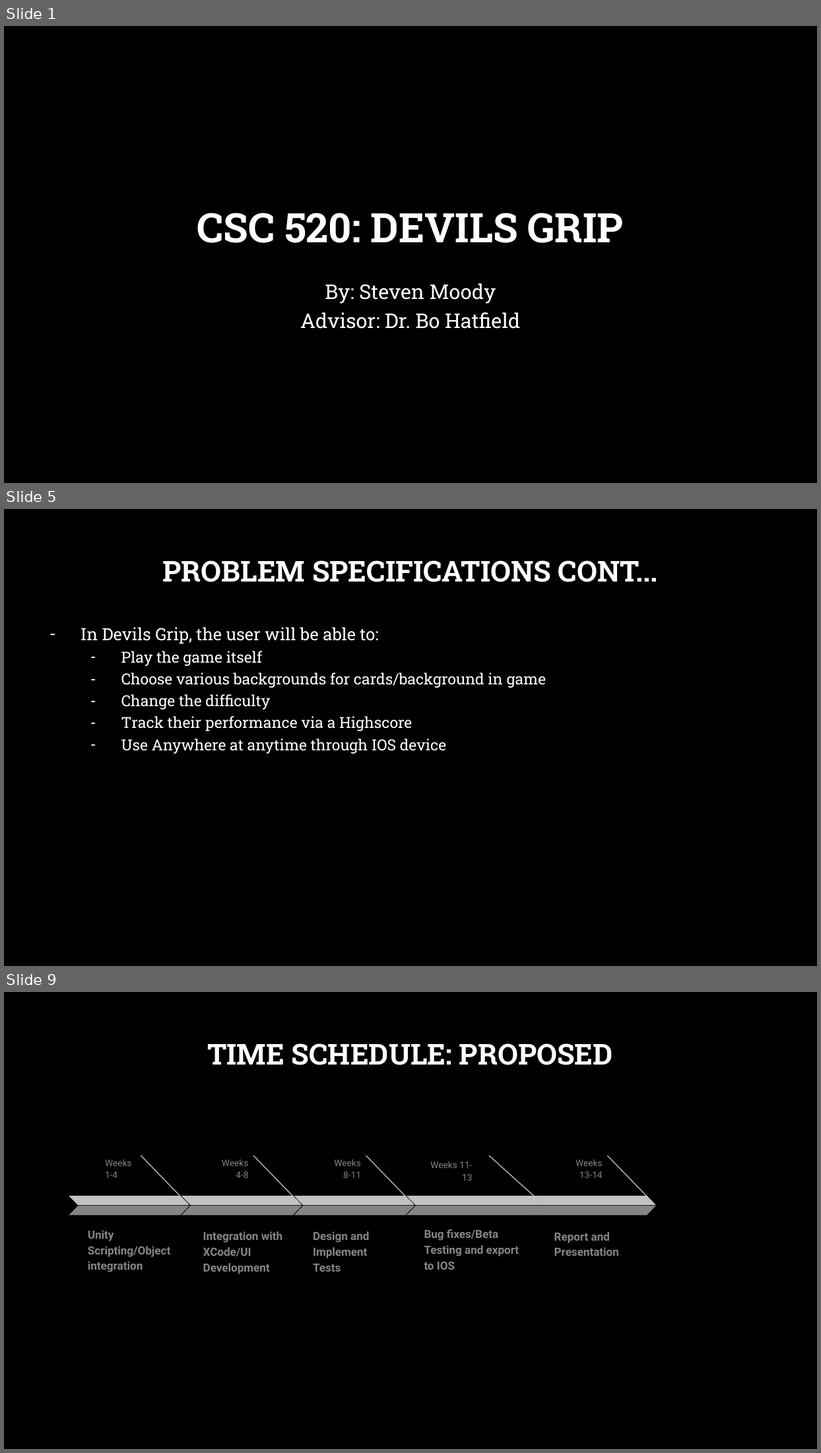
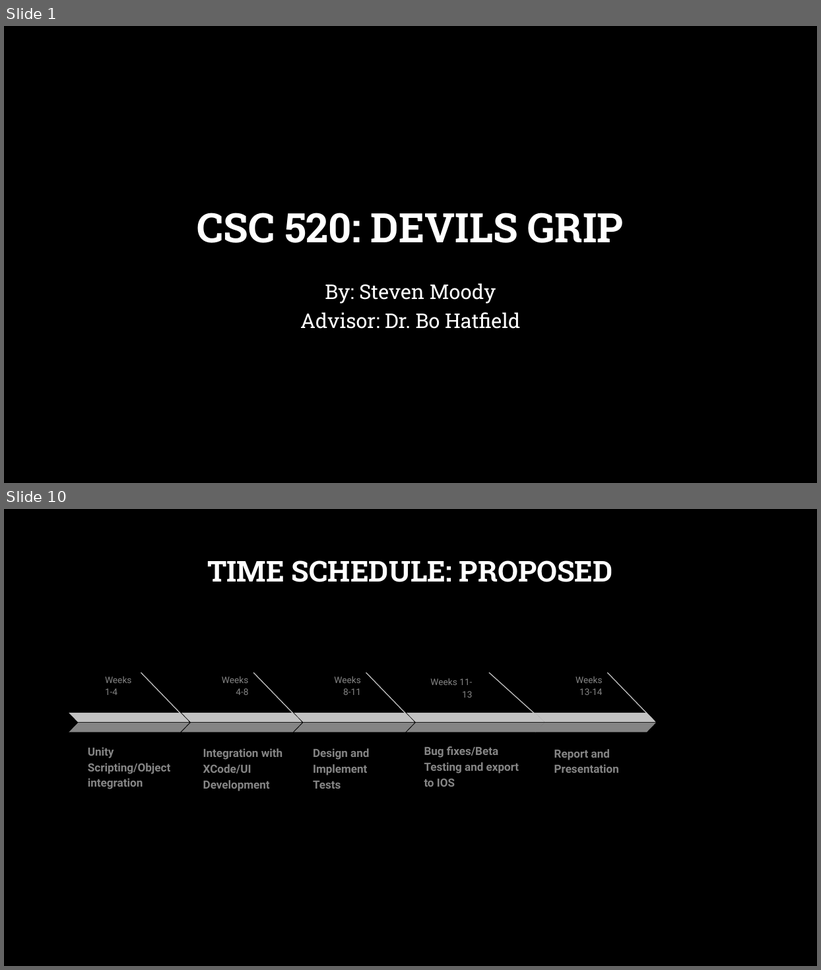
Before and after one commit to steveb1250/Devils_Grip_Proposal, a slide deck: CSC_520_Devils_Grip.pptx. Shown one above the other, each under a label of ours: slides 1, 5 and 9 before the commit, slides 1 and 10 after it; the slides between them are not shown. The pictures are 821x1453 and 821x970 pixels, drawn with LibreOffice and Linux fonts; fonts in the diff are those of the drawing; background and template pictures are left out. Boxes give left, top, right and bottom in pixels: in the first picture for what was removed or moved away, otherwise in the second. Text is boxed around its words. In the diff, an @@ line names an element or a change of style, - is before the commit and + after.

```diff
--- a/CSC_520_Devils_Grip.pptx
+++ b/CSC_520_Devils_Grip.pptx
@@ slide 5 removed at bbox=[4, 509, 817, 966], background picture (left out) @@
@@ title removed at bbox=[162, 560, 658, 582] @@
-PROBLEM SPECIFICATIONS CONT...
@@ text removed at bbox=[81, 627, 547, 754] @@
-– In Devils Grip, the user will be able to:
-  – Play the game itself
-  – Choose various backgrounds for cards/background in game
-  – Change the difficulty
-  – Track their performance via a Highscore
-  – Use Anywhere at anytime through IOS device
@@ what was slide 9 is now slide 10 @@
```
Also in this commit, not shown: 7 slides changed, 2 slides added, 1 other file.
